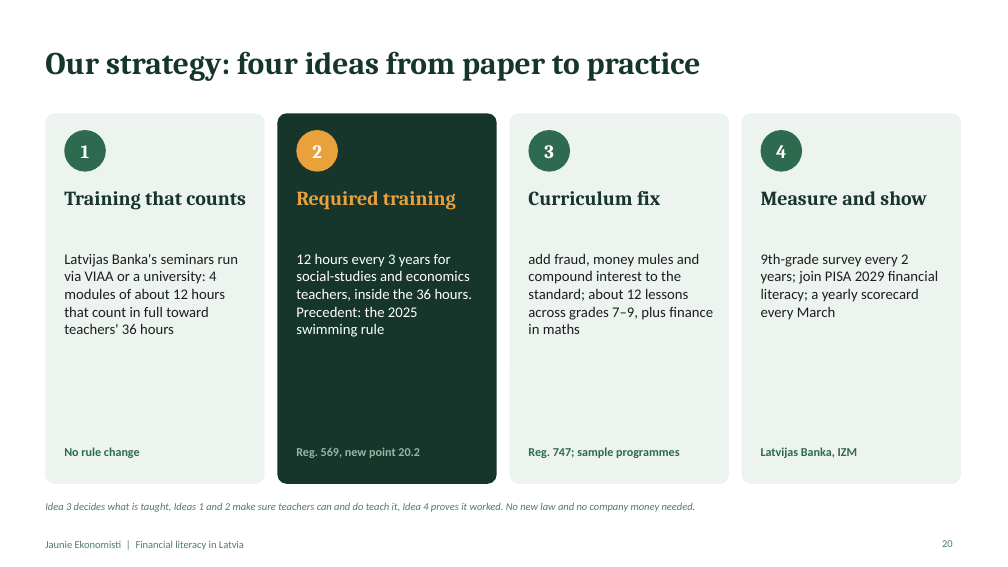
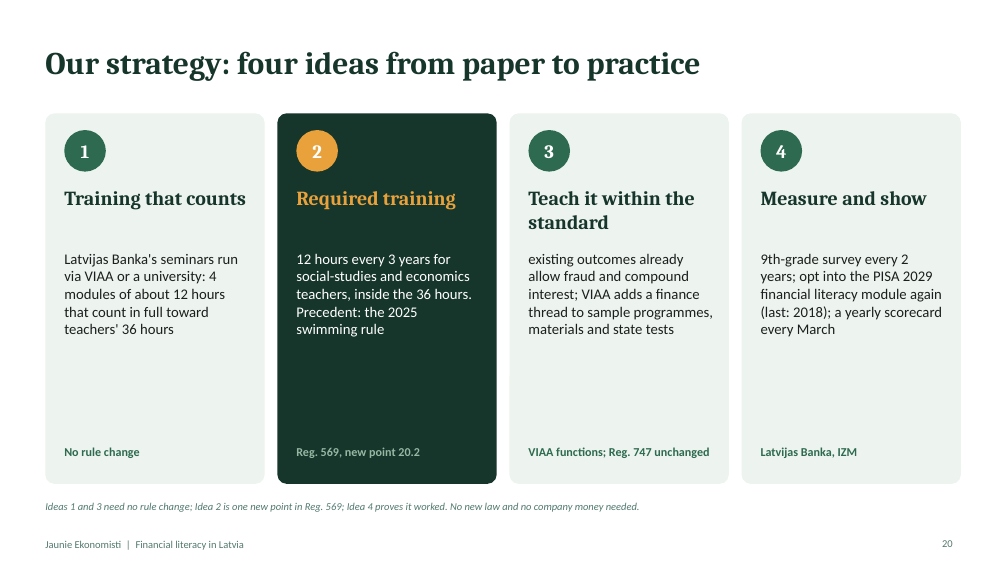
Before and after one commit to ArtisLV890/Elective-Impact-Making-for-the-Competitiveness-and-Data-Driven-Decisions-2026-2027, a slide deck: slide 20 of financial-literacy/presentation/Financial literacy in Latvia - presentation.pptx. Drawn at 1008x567 pixels with LibreOffice and Linux fonts; fonts in the diff are those of the drawing. Boxes give left, top, right and bottom in pixels: in the first picture for what was removed or moved away, otherwise in the second. Text is boxed around its words. In the diff, an @@ line names an element or a change of style, - is before the commit and + after.

```diff
--- a/financial-literacy/presentation/Financial literacy in Latvia - presentation.pptx
+++ b/financial-literacy/presentation/Financial literacy in Latvia - presentation.pptx
@@ text at <box>528,191,694,229</box>: text changed @@
-Curriculum fix
+Teach it within the standard
@@ text at <box>528,254,713,334</box>: text changed @@
-add fraud, money mules and compound interest to the standard; about 12 lessons across grades 7–9, plus finance in maths
+existing outcomes already allow fraud and compound interest; VIAA adds a finance thread to sample programmes, materials and state tests
@@ text at <box>761,253,942,337</box>: text changed @@
-9th-grade survey every 2 years; join PISA 2029 financial literacy; a yearly scorecard every March
+9th-grade survey every 2 years; opt into the PISA 2029 financial literacy module again (last: 2018); a yearly scorecard every March
@@ text at <box>528,447,709,458</box>: text changed @@
-Reg. 747; sample programmes
+VIAA functions; Reg. 747 unchanged
@@ text at <box>45,502,640,512</box>: text changed @@
-Idea 3 decides what is taught, Ideas 1 and 2 make sure teachers can and do teach it, Idea 4 proves it worked. No new law and no company money needed.
+Ideas 1 and 3 need no rule change; Idea 2 is one new point in Reg. 569; Idea 4 proves it worked. No new law and no company money needed.
```
Also in this commit, not shown: 3 other files.
